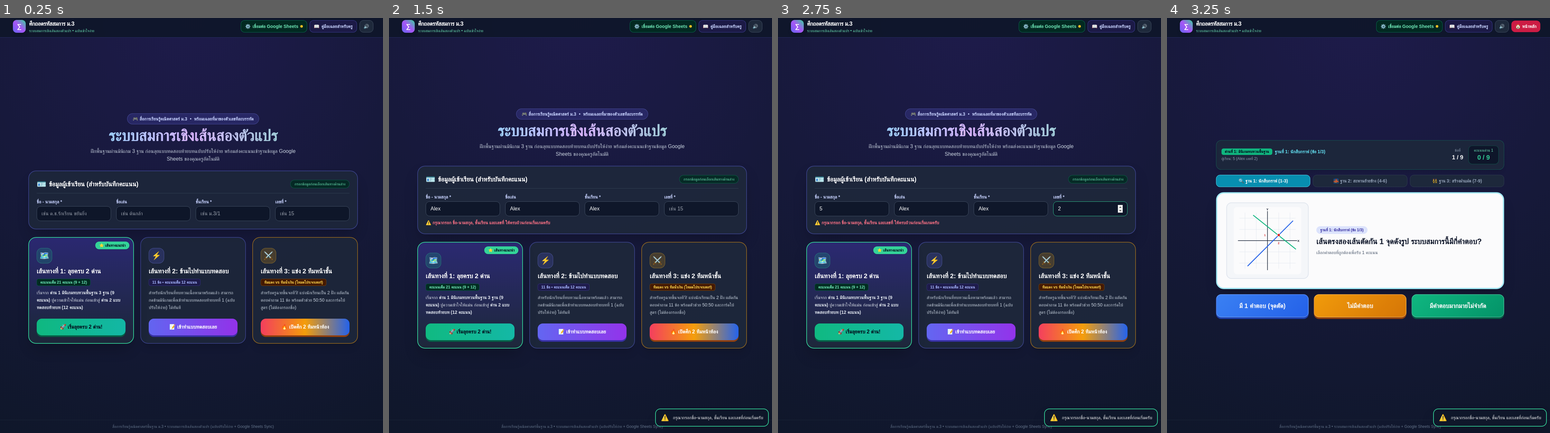
Above: before the commit, frames 1-4 (left to right).
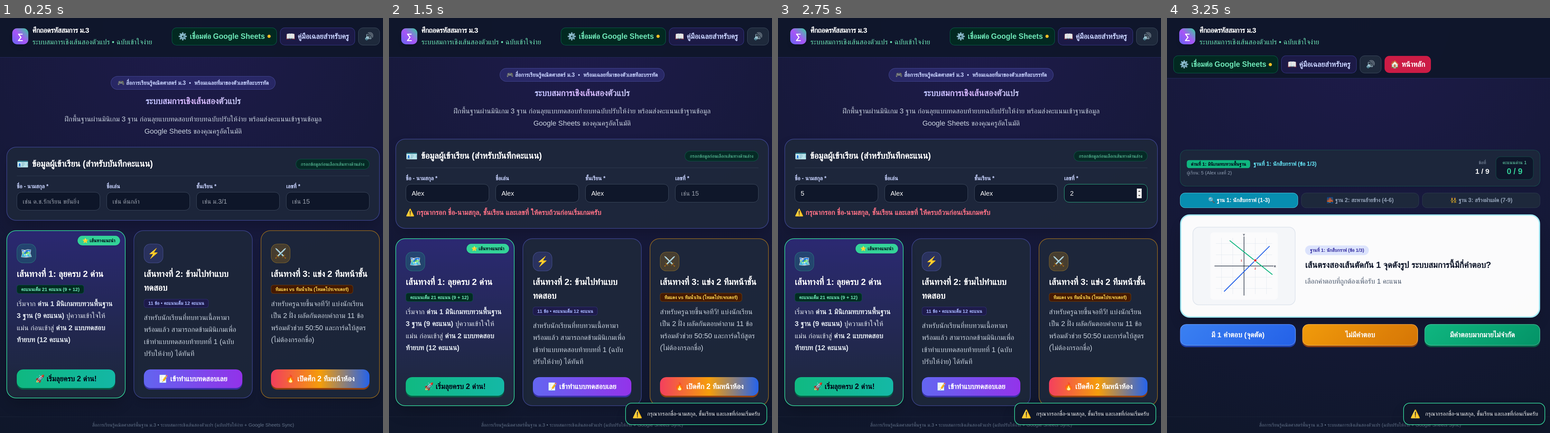
Above: after the commit, the same moments.

Repository: thanirunEQ/MathGameM3
Game: browser game, page index.html
Same seed, same stepped clock (60 frames per second), same inputs: the game is played once before the commit and once after it.
Inputs (mouse positions are in pixels of both pictures, inside the frame that each line leads up to; where the layout moved, square brackets give the same spot in the first picture):
- Up to frame 1 (0.25 s): no input
- Up to frame 2 (1.5 s): click (446, 200) [461, 213] at 0.27 s; type "Alex" at 0.27 s; click (538, 200) [542, 213] at 0.52 s; type "Alex" at 0.52 s; click (626, 200) [622, 213] at 0.77 s; type "Alex" at 0.77 s; click "📝 เข้าทำแบบทดสอบเลย" at 1.27 s
- Up to frame 3 (2.75 s): click (1107, 192) [1092, 208] at 1.77 s; type "5" at 1.77 s; click (835, 192) [850, 208] at 1.87 s; type "5" at 1.87 s; tap Enter at 1.9, 2.5 s; click (1107, 192) [1092, 208] at 2.47 s; type "2" at 2.47 s
- Up to frame 4 (3.25 s): click "🚀 เริ่มลุยครบ 2 ด่าน!" at 3.07 s

The runs differ from the first frame. In frame 1, 25% of the frame differs, in the area x 0-100%, y 0-100%; in frame 2, 26%; in frame 3, 26%; in frame 4, 31%.

Commit message:
Update index.html

Diff:
--- a/index.html
+++ b/index.html
@@ -90,6 +90,28 @@
             pointer-events: none;
             z-index: 60;
         }
+        /* ขยายขนาดตัวอักษรทั้งหน้าเว็บให้อ่านง่ายขึ้น */
+html {
+  font-size: 20px !important; /* ปรับเลข 20px เป็น 22px ได้ถ้าอยากให้ใหญ่ขึ้นอีก */
+}
+
+/* ขยายตัวอักษรในกล่องโจทย์สมการ */
+.question-text, #question-text, h2, h3 {
+  font-size: 1.35rem !important;
+  line-height: 1.6 !important;
+}
+
+/* ขยายตัวอักษรในปุ่มตัวเลือกคำตอบ */
+.option-btn, button {
+  font-size: 1.15rem !important;
+  padding: 14px 18px !important;
+}
+
+/* ขยายตัวอักษรในกล่องเฉลยทีละบรรทัด */
+.explanation-box, #explanation-box, p, li {
+  font-size: 1.1rem !important;
+  line-height: 1.7 !important;
+}
     </style>
 </head>
 <body class="flex flex-col justify-between min-h-screen">
